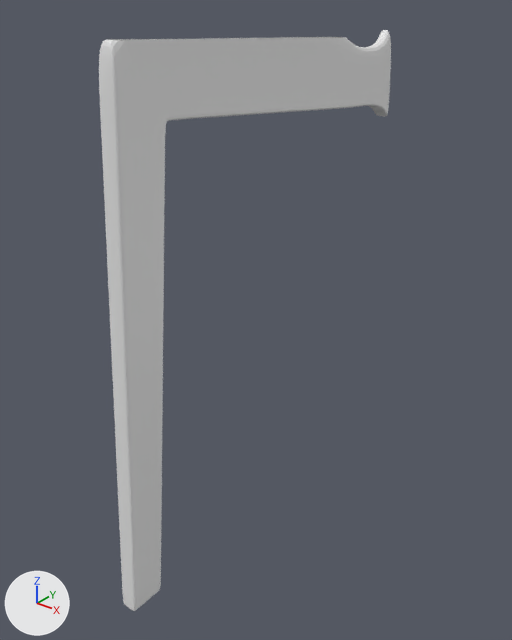
The Blender file Chair/Chair.blend, before and after one commit.
One viewpoint serves both versions: a 50 mm camera at (3.14, -2.58, 2.53) aimed at (1.21, -0.17, 1.03). Every picture has the same lights, and +X, +Y and +Z are marked at lower left.
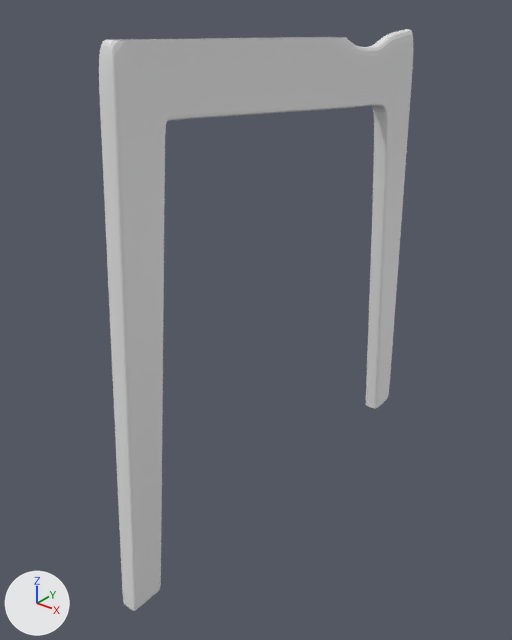
What differs and where, as boxes (x1, y1, x2, y2) in the pictures (512 x 640 px):
'Cube', reshaped (8% wider): before (99, 30, 391, 611); after (99, 29, 413, 611)
part 1 of me_cube_001, built on: before (358, 30, 391, 117); after (359, 29, 413, 409)

The change, as a diff of the scene's bpy script:
```diff
--- a/Chair/Chair.blend.py
+++ b/Chair/Chair.blend.py
@@ me_cube_001 @@
 # used by ob_cube; location = (1.274, -0.726, 1.697); rotation_euler = (0.0, 0.0, 1.571), in degrees (0, 0, 90); scale = (0.0832, 0.0832, 0.0832)
-me_cube_001.from_pydata(...)  # 67 vertices, 54 faces, 1 loose edge; spans x -5.2..18.4, y -0.5..0.5, z -20.4..7.8
+me_cube_001.from_pydata(...)  # 83 vertices, 64 faces, 1 loose edge; spans x -5.2..22.0, y -0.5..0.5, z -20.4..7.8
+# me_cube_001 part 1
+# 6 vertices are removed from x 18.1..18.4, y -0.5..0.0, z 1.9..2.7
+# 11 faces are deleted
+# 12 vertices move from x 16.8..18.1, y -0.5..0.0, z 2.4..7.7 to x 17.1..20.8, y -0.5..0.0, z 2.7..7.0
+# 22 vertices are added at x 18.1..22.0, y -0.5..0.0, z -20.3..3.0
+# 21 new faces join them
```
